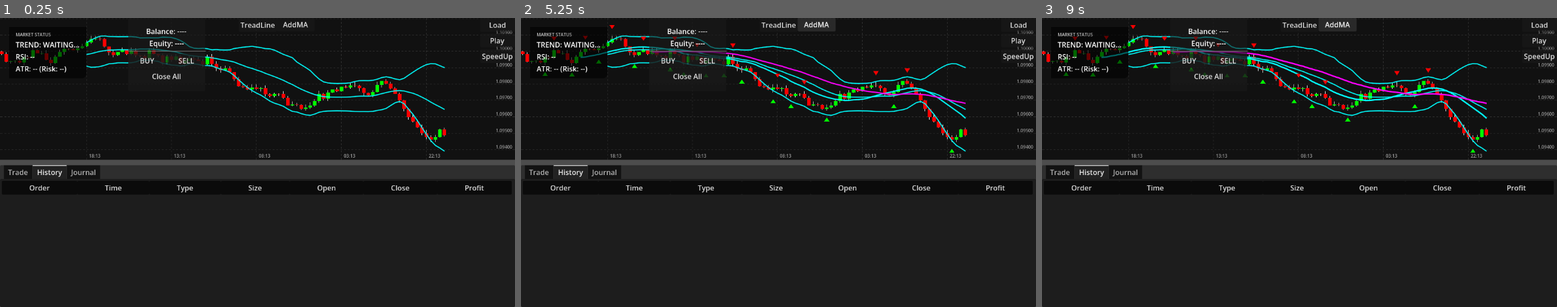
Above: before the commit, frames 1-3 (left to right).
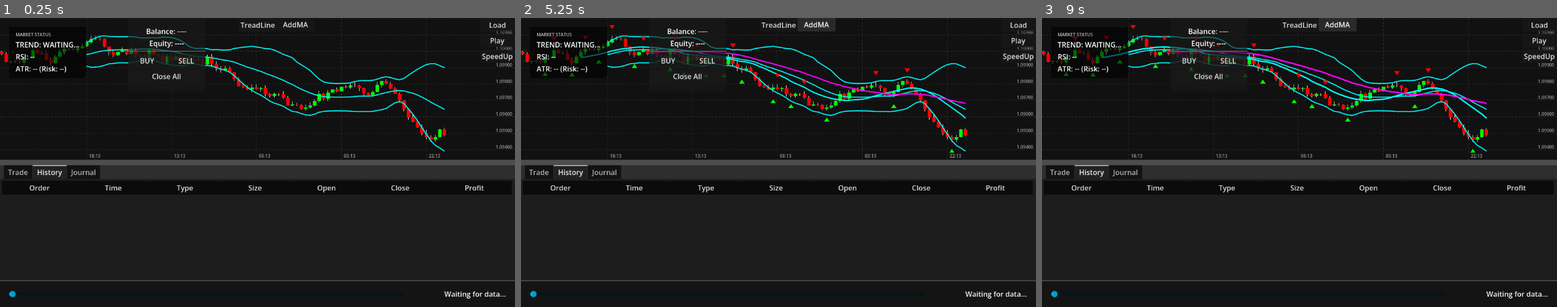
Above: after the commit, the same moments.

Repository: Bupalaoye/SuperTrader
Game: Godot game, scene res://Scenes/MainScene.tscn
The game is run twice, just before and just after one commit, with the same random seed, the same clock (stepped at 60 frames per second) and the same inputs.
Inputs:
- Up to frame 1 (0.25 s): no input
- Up to frame 2 (5.25 s): click "Play" at 0.5 s; click "Play" at 1.25 s; click "SpeedUp" at 2 s; click "BUY" at 2.75 s; click "SELL" at 3.5 s; click "TreadLine" at 4.25 s; click "AddMA" at 5 s
- Up to frame 3 (9 s): click "SpeedUp" at 5.75 s; click "BUY" at 6.5 s; click "SELL" at 7.25 s; click "TreadLine" at 8 s; click "AddMA" at 8.75 s

The runs differ from the first frame. In frame 1, 0.6% of the frame differs, in the area x 0-100%, y 90-100%; in frame 2, 0.6%; in frame 3, 0.6%.

Commit message:
add replay system

Diff:
--- a/Scripts/AccountManager.gd
+++ b/Scripts/AccountManager.gd
@@ -178,3 +178,23 @@
 		return true
 
 	return false
+
+
+# [新增] 重置账户状态 (用于时间跳转 / 回放重置)
+func reset_data():
+	# 1. 清空所有列表
+	_active_orders.clear()
+	_history_orders.clear()
+	# 2. 重置单号计数器
+	_ticket_counter = 1
+	# 3. 恢复初始余额 (或者你可以选择保留当前余额，视需求而定)
+	_balance = initial_balance
+
+	# 4. 通知外部 UI 清空
+	balance_updated.emit(_balance)
+	equity_updated.emit(_balance, 0.0)
+
+	# 发送空的列表以清空图表上的箭头和线
+	# 注意：这里我们需要发一个特殊的信号，或者复用 existing logic
+	# 下面通过发射空的 opened/closed 信号不一定合适，最好由 Controller 手动刷新 Chart
+	print(">> 账户状态已重置")
--- a/Scripts/GameController.gd
+++ b/Scripts/GameController.gd
@@ -55,6 +55,12 @@
 
 # 修改: 增加 tick 间隔控制
 var tick_delay: float = 0.05 # 每个微 Tick 之间的间隔 (秒)
+
+# --- 回放跳转控制 ---
+var _playback_slider: HSlider
+var _playback_label: Label
+var _is_dragging_slider: bool = false # 标记用户是否正在拖拽
+var _current_tick_generation: int = 0  # [关键] 异步任务的代数ID，用于中断旧的协程
 
 func _ready():
 	print("正在初始化控制器...")
@@ -205,7 +211,8 @@
 		print(">> 系统强制指令: 三青线布林带已激活 (Color=CYAN) <<")
 	else:
 		print(">> 错误: 未找到 KLineChart 节点 <<")
-
+	# [新增] 初始化跳转控制条（放在 _ready 末尾）
+	_setup_playback_controls()
 
 
 func _setup_ui_signals():
@@ -249,6 +256,148 @@
 			chart.calculate_and_add_fractals()
 		)
 
+# [修复版] 动态构建回放进度条 UI (使用 CanvasLayer 确保可见性)
+func _setup_playback_controls():
+	# 1. 创建独立的 CanvasLayer
+	# 这能保证进度条始终悬浮在画面最上层，不会被图表或底板遮挡
+	var ui_layer = CanvasLayer.new()
+	ui_layer.layer = 5 # 层级设为 5，高于普通 UI，但低于弹窗(通常是100)
+	ui_layer.name = "PlaybackUILayer"
+	add_child(ui_layer)
+
+	# 2. 创建底部的 Panel 容器
+	var panel = PanelContainer.new()
+	# 设置锚点为底部全宽
+	panel.set_anchors_preset(Control.PRESET_BOTTOM_WIDE)
+	# 显式设置偏移量：距离底部 60px 的高度
+	panel.offset_top = -60
+	panel.offset_bottom = 0
+
+	# [关键] 添加背景样式，确保你能看清它，而不是透明的
+	var style = StyleBoxFlat.new()
+	style.bg_color = Color(0.08, 0.08, 0.08, 1.0) # 深灰色背景，完全不透明
+	style.border_width_top = 2
+	style.border_color = Color(0.3, 0.3, 0.3) # 顶部加一条亮边
+	panel.add_theme_stylebox_override("panel", style)
+
+	ui_layer.add_child(panel)
+
+	# 3. 布局容器
+	var hbox = HBoxContainer.new()
+	# 增加一些内边距，不要贴边
+	var margin = MarginContainer.new()
+	margin.add_theme_constant_override("margin_left", 20)
+	margin.add_theme_constant_override("margin_right", 20)
+	margin.add_theme_constant_override("margin_top", 10)
+	margin.add_theme_constant_override("margin_bottom", 10)
+
+	panel.add_child(margin)
+	margin.add_child(hbox)
+
+	# 4. 进度条 (Slider)
+	_playback_slider = HSlider.new()
+	_playback_slider.size_flags_horizontal = Control.SIZE_EXPAND_FILL # 撑满宽度
+	_playback_slider.size_flags_vertical = Control.SIZE_SHRINK_CENTER
+	_playback_slider.min_value = 0
+	_playback_slider.scrollable = false # 禁止滚轮防止误触
+
+	# 稍微美化一下 Slider (可选)
+	_playback_slider.modulate = Color(0.0, 0.8, 1.0) # 青蓝色高亮
+	hbox.add_child(_playback_slider)
+
+	# 5. 时间显示标签 (Label)
+	# 加一个分割占位
+	var spacer = Control.new()
+	spacer.custom_minimum_size.x = 20
+	hbox.add_child(spacer)
+
+	_playback_label = Label.new()
+	_playback_label.text = "Waiting for data..."
+	_playback_label.custom_minimum_size.x = 200
+	_playback_label.horizontal_alignment = HORIZONTAL_ALIGNMENT_RIGHT
+	_playback_label.vertical_alignment = VERTICAL_ALIGNMENT_CENTER
+	_playback_label.add_theme_font_size_override("font_size", 16)
+	hbox.add_child(_playback_label)
+
+	# --- 连接信号 (保持不变) ---
+
+	# 拖拽开始：暂停播放
+	_playback_slider.drag_started.connect(func():
+		_is_dragging_slider = true
+		if is_playing:
+			_toggle_play() # 暂停
+	)
+
+	# 拖拽过程：实时更新预览时间
+	_playback_slider.value_changed.connect(func(val):
+		_update_time_label(int(val))
+	)
+
+	# 拖拽结束：执行跳转
+	_playback_slider.drag_ended.connect(func(value_changed):
+		_is_dragging_slider = false
+		# 注意：drag_ended 的 value_changed 参数有时可能为 false，
+		# 但我们仍然希望在松手时跳转，所以直接取 value
+		jump_to_index(int(_playback_slider.value))
+	)
+
+	print(">> 进度条 UI 已创建 (CanvasLayer)")
+
+
+# [新增] 辅助更新时间标签
+func _update_time_label(idx: int):
+	if full_history_data.is_empty(): return
+	var safe_idx = clamp(idx, 0, full_history_data.size() - 1)
+	var time_str = full_history_data[safe_idx].t
+	# 显示格式：Index / Total [Time]
+	_playback_label.text = "%s (%d/%d)" % [time_str, safe_idx + 1, full_history_data.size()]
+
+
+# [新增] 核心跳转逻辑
+func jump_to_index(target_index: int):
+	if full_history_data.is_empty(): return
+
+	print(">> 跳转至索引: ", target_index)
+
+	# 1. [关键] 安全检查与状态重置
+	target_index = clamp(target_index, 0, full_history_data.size() - 1)
+
+	# 2. [关键] 增加代数 ID，这将使得正在运行的 _simulate_candle_ticks 立即失效
+	_current_tick_generation += 1
+
+	# 3. 停止定时器
+	playback_timer.stop()
+	is_playing = false
+	if btn_play: btn_play.text = "Play"
+
+	# 4. 更新当前索引
+	current_playback_index = target_index
+
+	# 5. 重置账户数据 (因为时间变了，旧订单不再有效)
+	account.reset_data()
+
+	# 6. 重组图表数据
+	# 取出 0 到 target_index 的所有数据
+	var new_history = full_history_data.slice(0, current_playback_index + 1)
+
+	# 7. 刷新图表
+	chart.set_history_data(new_history)
+	chart.scroll_to_end() # 确保视图在最右边
+
+	# 8. 更新缓存 (非常重要，否则后续逻辑会崩溃)
+	_cached_last_candle = new_history.back().duplicate()
+
+	# 9. 强制刷新一次 UI 和 辅助线
+	# 因为 reset_data 清空了账户，我们需要通知图表清除画线
+	chart.update_visual_orders([], [])
+	# 更新现价线
+	chart.update_current_price(_cached_last_candle.c, 0)
+	# 更新 HUD
+	_analyze_market_structure()
+
+	print("<< 跳转完成. 当前时间: ", _cached_last_candle.t)
+
+
 # --- 交易执行包装器 ---
 func _execute_trade(type: OrderData.Type):
 	if _cached_last_candle.is_empty():
@@ -349,6 +498,11 @@
 		account.update_equity(_cached_last_candle.c)
 		# 在初始化完历史数据后，手动更新一次现价线
 		chart.update_current_price(_cached_last_candle.c)
+
+	# [新增] 初始化进度条范围
+	if _playback_slider:
+		_playback_slider.max_value = full_history_data.size() - 1
+		_playback_slider.set_value_no_signal(current_playback_index)
 
 func _toggle_play():
 	if full_history_data.is_empty(): return
@@ -367,10 +521,18 @@
 		print("回放结束")
 		return
 
+	# 如果用户正在拖拽，暂停自动逻辑，防止抢夺控制权
+	if _is_dragging_slider: return
+
 	# 1. 暂停定时器！！绝对不能让定时器打断我们的 await 表演
 	playback_timer.stop()
 
 	var target_candle = full_history_data[current_playback_index]
+
+	# [新增] 同步更新 Slider 的值 (但不触发信号)
+	if _playback_slider:
+		_playback_slider.set_value_no_signal(current_playback_index)
+		_update_time_label(current_playback_index)
 
 	# 2. 等待表演结束 (这会花好几秒)
 	await _simulate_candle_ticks(target_candle)
@@ -410,6 +572,9 @@
 
 #  带详细 Log 的慢速 K 线生成器
 func _simulate_candle_ticks(final_data: Dictionary):
+	# [新增] 记录当前的代数 ID
+	var my_generation = _current_tick_generation
+
 	var t_str = final_data.t
 	var o = final_data.o
 
@@ -431,9 +596,9 @@
 
 	# 3. 开始表演 (Tick 循环)
 	for i in range(total_steps):
-		# 安全检查：用户点停止了吗？
-		if not is_playing:
-			print("[DEBUG] 用户中止播放")
+		# [修改] 关键检查点 1：如果用户停止播放，或者发生了跳转(代数变了)，立即终止
+		if not is_playing or my_generation != _current_tick_generation:
+			# print("协程中断: Generation mismatch or Stopped")
 			return
 
 		var price = ticks[i]
@@ -452,15 +617,14 @@
 		var secs_left = int(60 * (1.0 - progress))
 
 		# --- 更新 UI ---
-		# 如果你想不想看海量日志，可以注释掉下面这一行
-		# print("Tick [%d/%d] Price: %.5f | H: %.5f | L: %.5f" % [i, total_steps, price, current_sim_candle.h, current_sim_candle.l])
-
 		_process_tick(current_sim_candle, price, secs_left)
 
 		# --- [关键] 强制等待 ---
-		# 这里我是故意写死 0.05 秒，也就是每秒 20 添加。
-		# 假设有 100 个 tick，这根线会画 5 秒钟！这绝对不可能是瞬间！
-		await get_tree().create_timer(0.05).timeout
+		await get_tree().create_timer(tick_delay).timeout
+
+		# [修改] 关键检查点 2：等待回来后再次检查，防止等待期间发生了跳转
+		if my_generation != _current_tick_generation:
+			return
 
 	# 4. 完美收官
 	_process_tick(final_data, final_data.c, 0)
